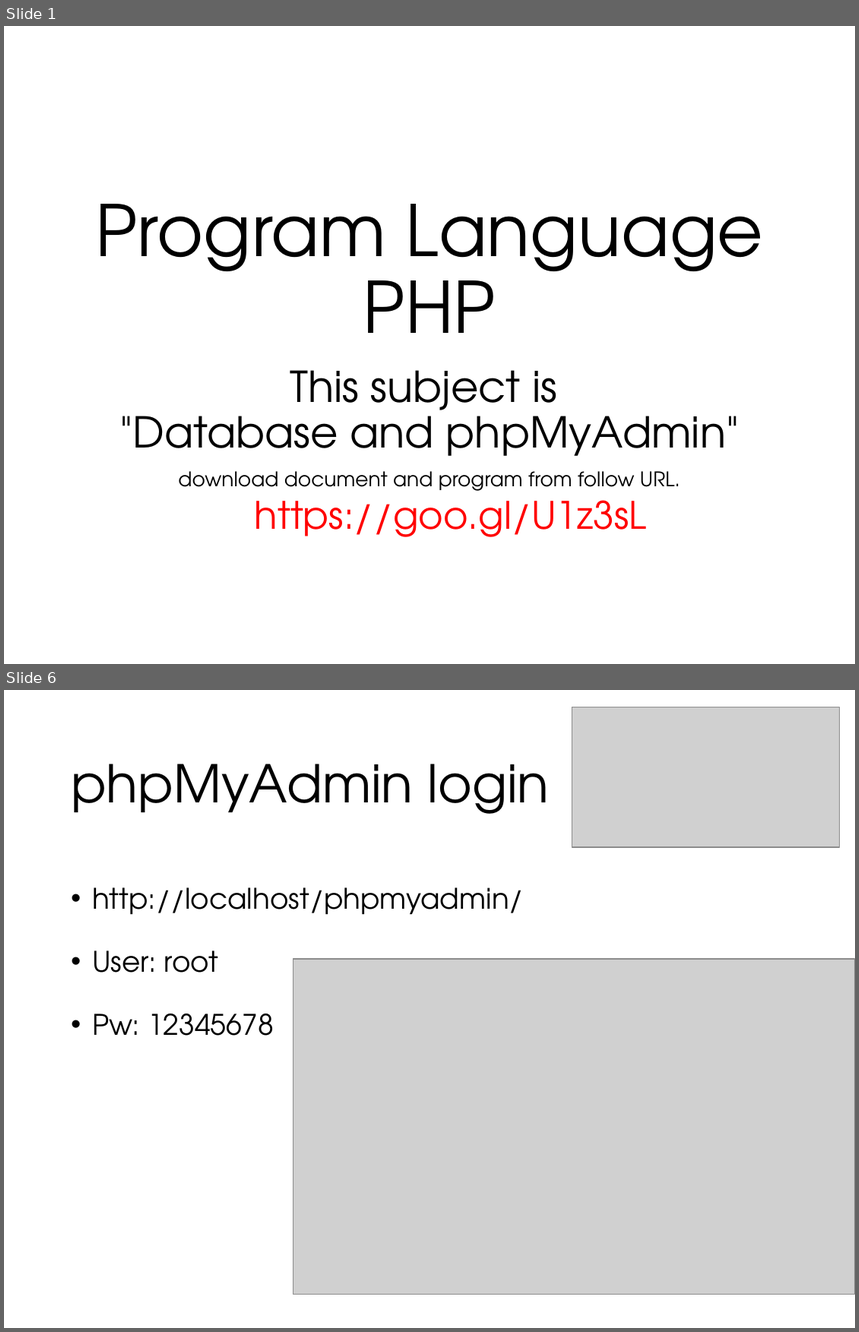
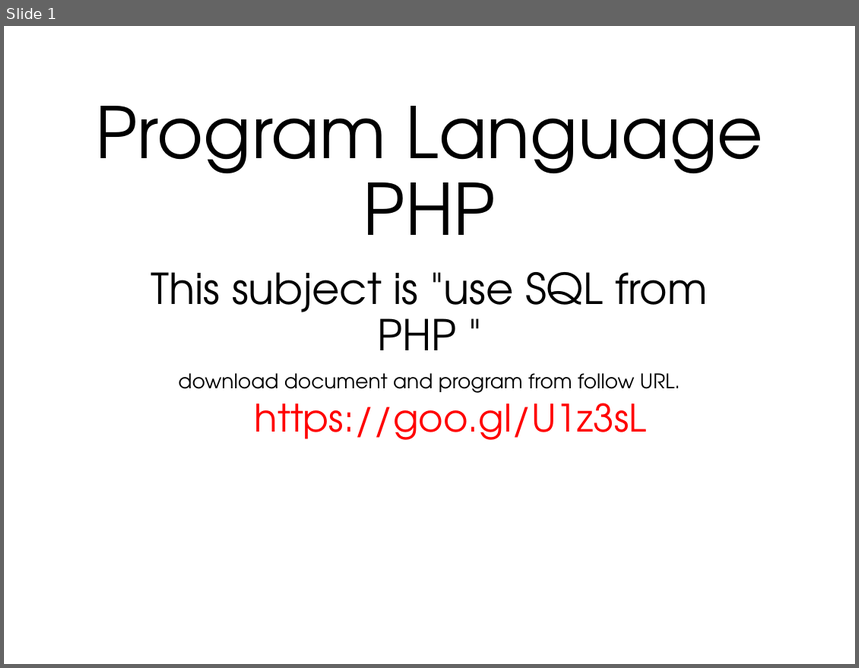
Before and after one commit to lastshogun13/php_lesson, a slide deck: ppt/lesson06.pptx. Shown one above the other, each under a label of ours: slides 1 and 6 before the commit, slide 1 after it; the slides between them are not shown. The pictures are 859x1332 and 859x668 pixels, drawn with LibreOffice and Linux fonts; fonts in the diff are those of the drawing; grey boxes stand for pictures. Boxes give left, top, right and bottom in pixels: in the first picture for what was removed or moved away, otherwise in the second. Text is boxed around its words. In the diff, an @@ line names an element or a change of style, - is before the commit and + after.

```diff
--- a/ppt/lesson06.pptx
+++ b/ppt/lesson06.pptx
@@ slide 6 removed at box(4, 690, 855, 1328), background #FFFFFF @@
@@ picture removed at box(572, 707, 839, 847) @@
@@ title removed at box(71, 764, 550, 814) @@
-phpMyAdmin login
@@ text removed at box(92, 888, 524, 1036) @@
-• http://localhost/phpmyadmin/
-• User: root
-• Pw: 12345678
@@ picture removed at box(294, 959, 855, 1294) @@
@@ slide 1 changed as well @@
@@ title "Program Language PHP": place and size @@
-title "Program Language PHP" at box(96, 204, 764, 333)
+title "Program Language PHP" at box(96, 106, 764, 235)
@@ subtitle "This subject is "use SQL ...": place and size @@
-subtitle "This subject is "use SQL ..." at box(120, 370, 740, 537)
+subtitle "This subject is "use SQL ..." at box(151, 272, 708, 440)
@@ subtitle at box(151, 272, 708, 351): text changed @@
-This subject is
-"Database and phpMyAdmin"
+This subject is "use SQL from PHP "
```
Also in this commit, not shown: 3 slides added, 6 other slides removed, 7 other files.
